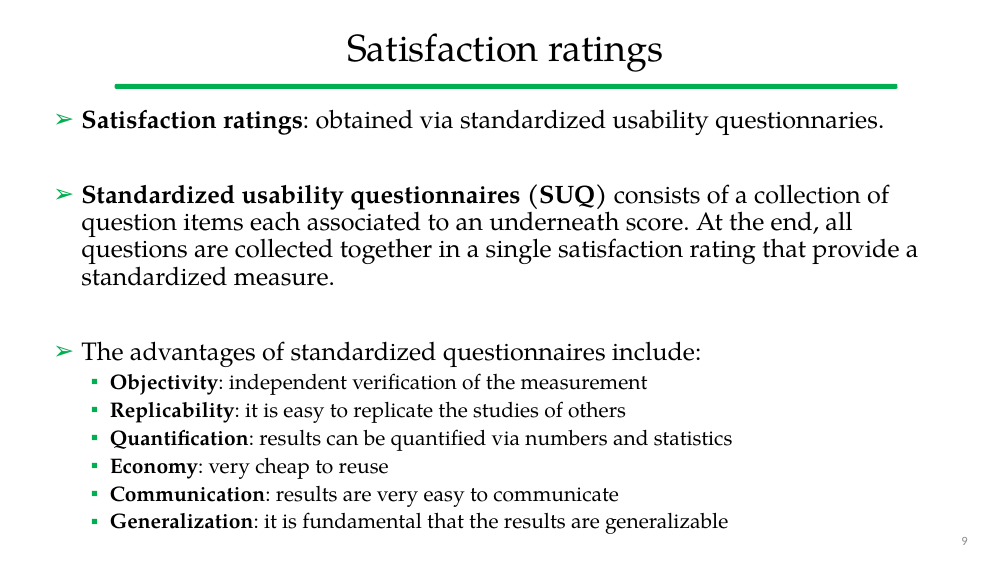
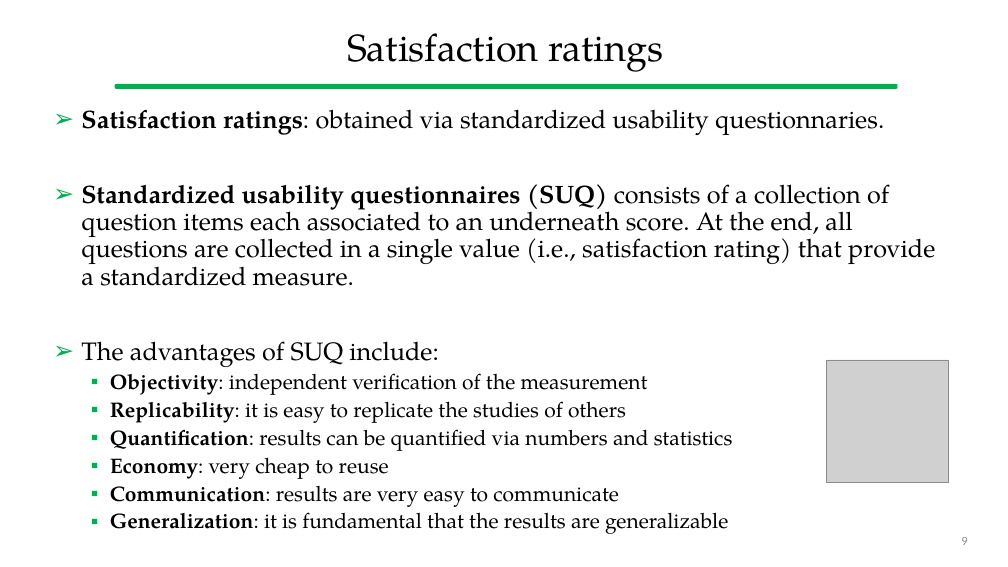
Before and after one commit to gcappon/bwthw, a slide deck: slide 9 of theory_11-usability_evaluation/theory_11-usability_evaluation.pptx. Drawn at 1008x567 pixels with LibreOffice and Linux fonts; fonts in the diff are those of the drawing; grey boxes stand for pictures. Boxes give left, top, right and bottom in pixels: in the first picture for what was removed or moved away, otherwise in the second. Text is boxed around its words. In the diff, an @@ line names an element or a change of style, - is before the commit and + after.

```diff
--- a/theory_11-usability_evaluation/theory_11-usability_evaluation.pptx
+++ b/theory_11-usability_evaluation/theory_11-usability_evaluation.pptx
@@ text at bbox=[81, 184, 935, 367]: text changed @@
-➢ Standardized usability questionnaires (SUQ) consists of a collection of question items each associated to an underneath score. At the end, all questions are collected together in a single satisfaction rating that provide a standardized measure.
-➢ The advantages of standardized questionnaires include:
+➢ Standardized usability questionnaires (SUQ) consists of a collection of question items each associated to an underneath score. At the end, all questions are collected in a single value (i.e., satisfaction rating) that provide a standardized measure.
+➢ The advantages of SUQ include:
@@ picture added at bbox=[827, 360, 949, 482] @@
```
Also in this commit, not shown: 21 other slides changed, 11 slides added, 4 slides removed, 1 other file.
